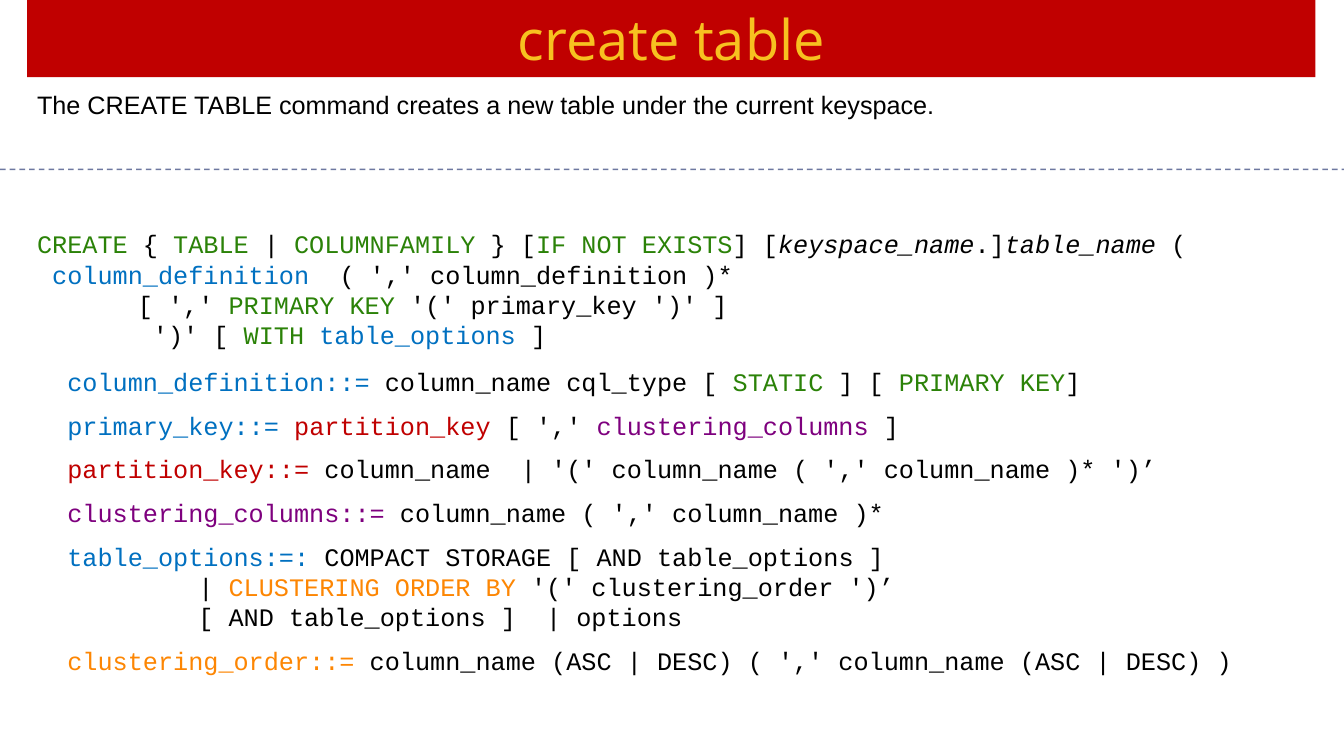
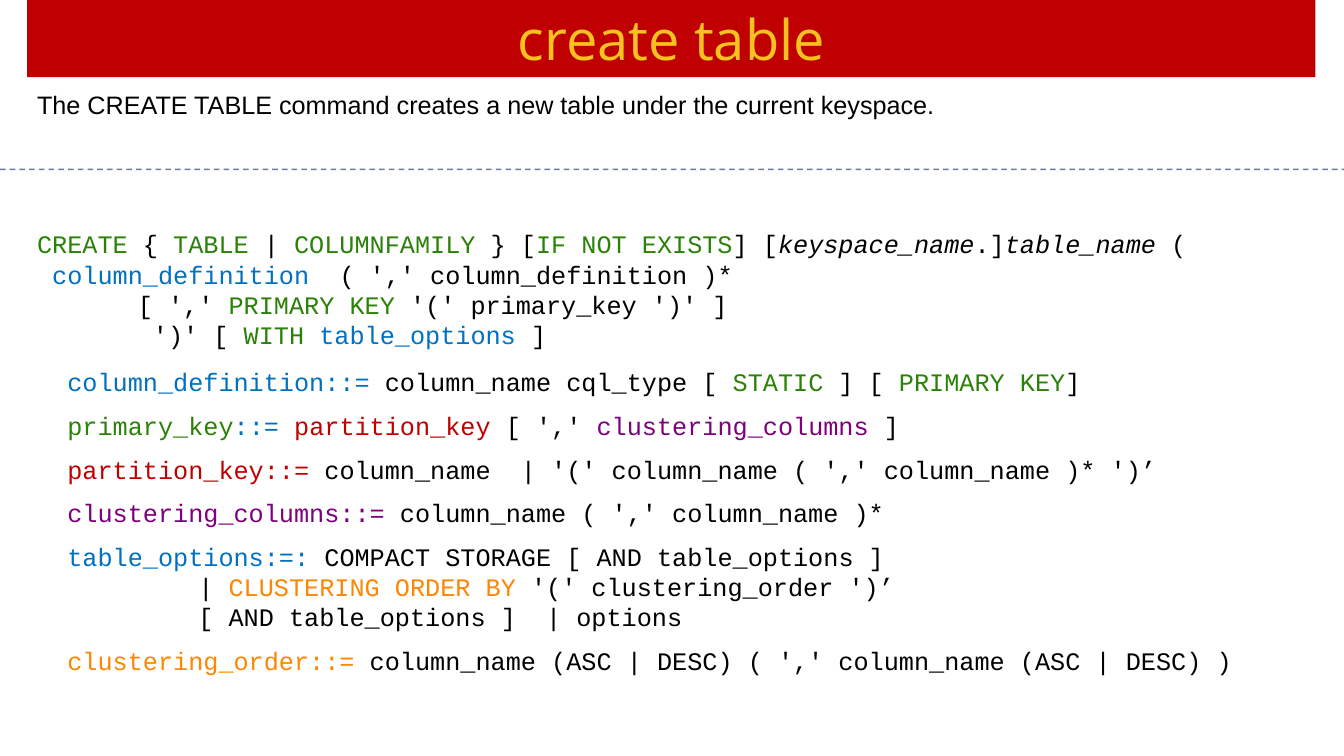
Before and after one commit to Saleel-Bagde/PPT-s, a slide deck: slide 16 of Cassandra Ver3.pptx. Drawn at 1344x756 pixels with LibreOffice and Linux fonts; fonts in the diff are those of the drawing. Boxes give left, top, right and bottom in pixels: in the first picture for what was removed or moved away, otherwise in the second. Text is boxed around its words. In the diff, an @@ line names an element or a change of style, - is before the commit and + after.

```diff
--- a/Cassandra Ver3.pptx
+++ b/Cassandra Ver3.pptx
@@ text at (67,416,869,441): text colour #0070C0 to #2B8208 in "primary_key::=" @@
```
Also in this commit, not shown: 2 other slides changed.
